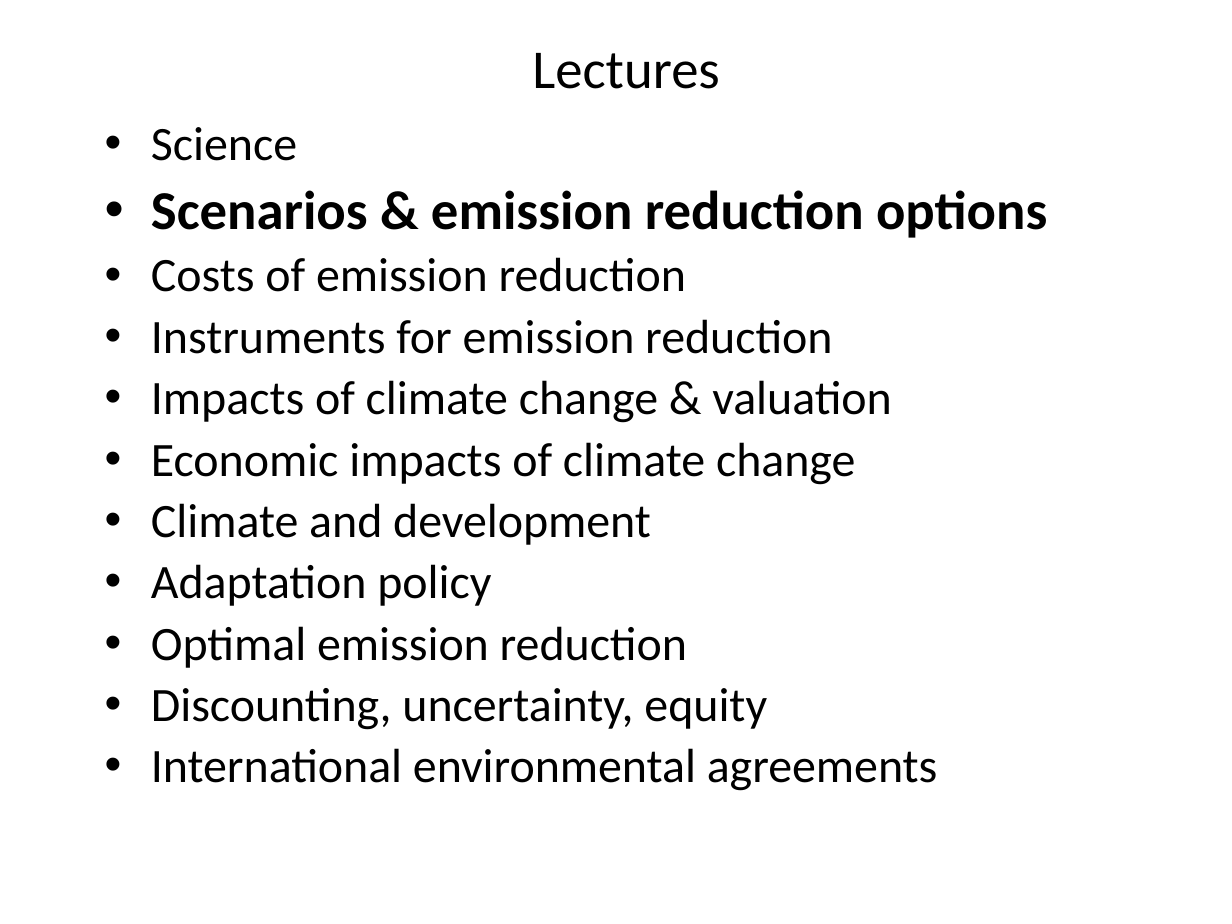
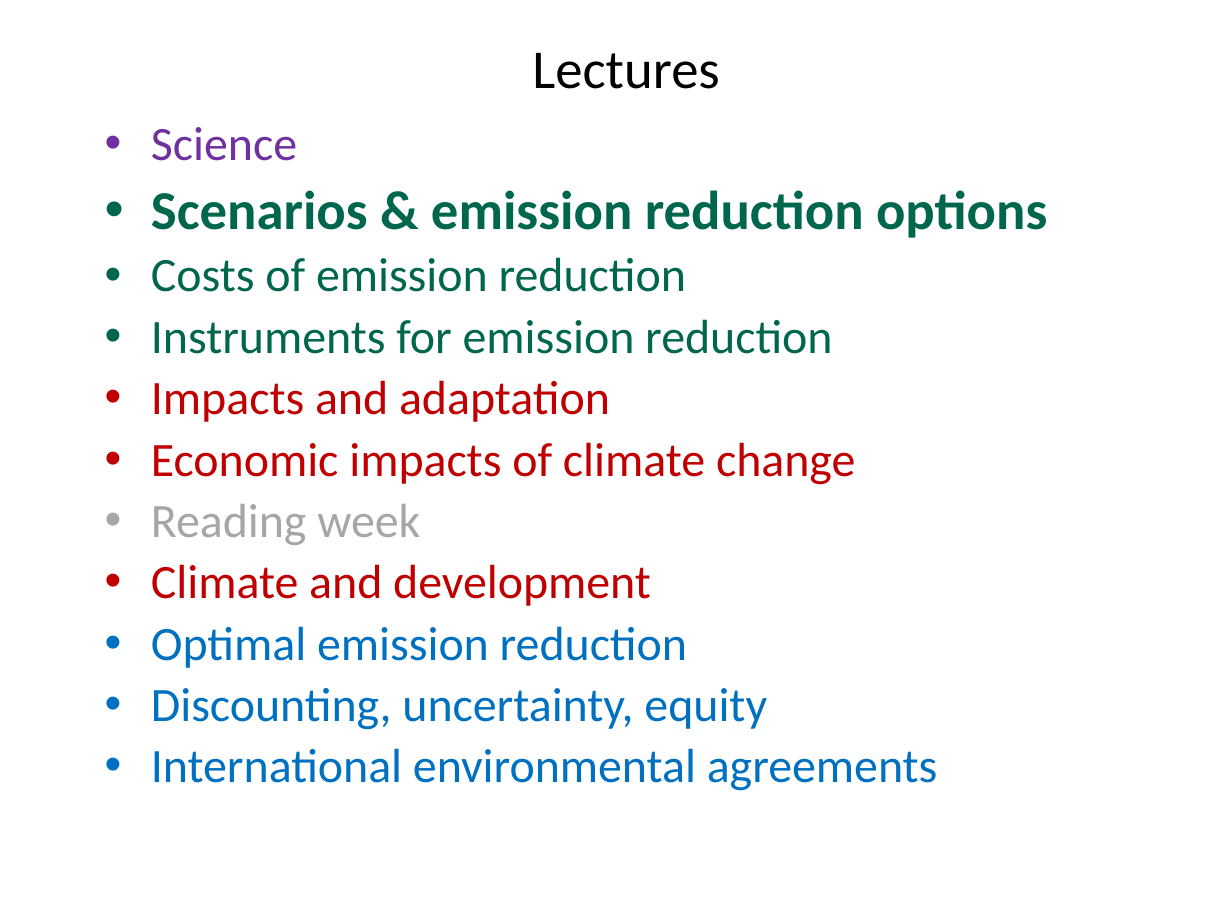
Before and after one commit to rtol/ClimateEconomics, a slide deck: slide 2 of cceug2 scenarios.pptx. Drawn at 1232x924 pixels with LibreOffice and Linux fonts; fonts in the diff are those of the drawing. Boxes give left, top, right and bottom in pixels: in the first picture for what was removed or moved away, otherwise in the second. Text is boxed around its words. In the diff, an @@ line names an element or a change of style, - is before the commit and + after.

```diff
--- a/cceug2 scenarios.pptx
+++ b/cceug2 scenarios.pptx
@@ text at (151, 127, 1047, 791): text colour #000000 to #7030A0 in "Science"; text colour #000000 to #00664D in "Scenarios & emission reduction options", "Costs of emission reduction", "Instruments for emission reduction"; text colour #000000 to #C00000 in "Economic impacts of climate change", "Climate and development"; text colour #000000 to #0070C0 in "Optimal emission reduction", "Discounting, uncertainty, equity", "International environmental agreements" @@
@@ text at (151, 380, 610, 422): text changed; text colour #000000 to #C00000 @@
-• Impacts of climate change & valuation
+• Impacts and adaptation
@@ text at (151, 504, 420, 545): paragraph added @@
+• Reading week
@@ text at (151, 564, 491, 606): paragraph removed @@
-• Adaptation policy
```
Also in this commit, not shown: 7 slides added, 2 slides removed, 7 other files.
